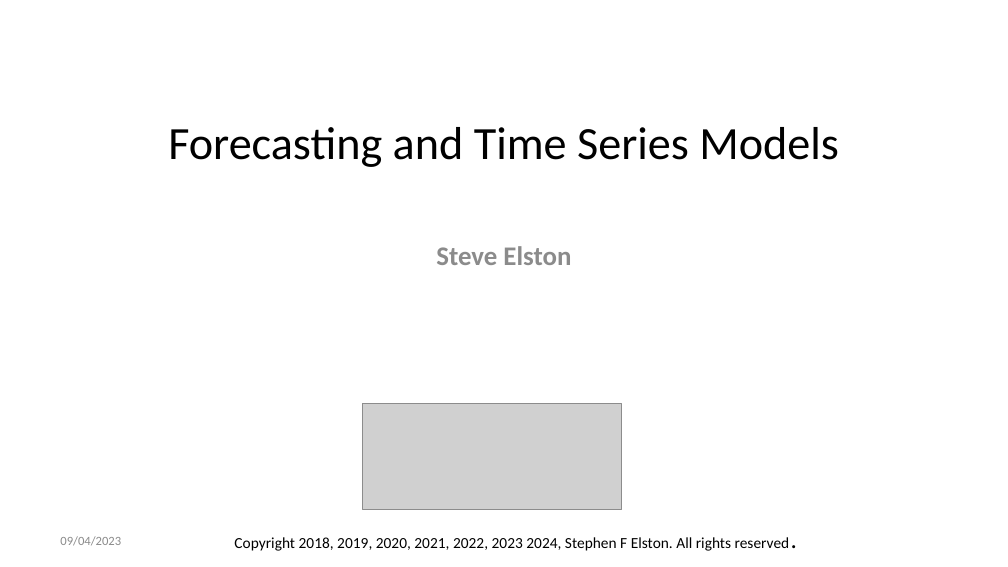
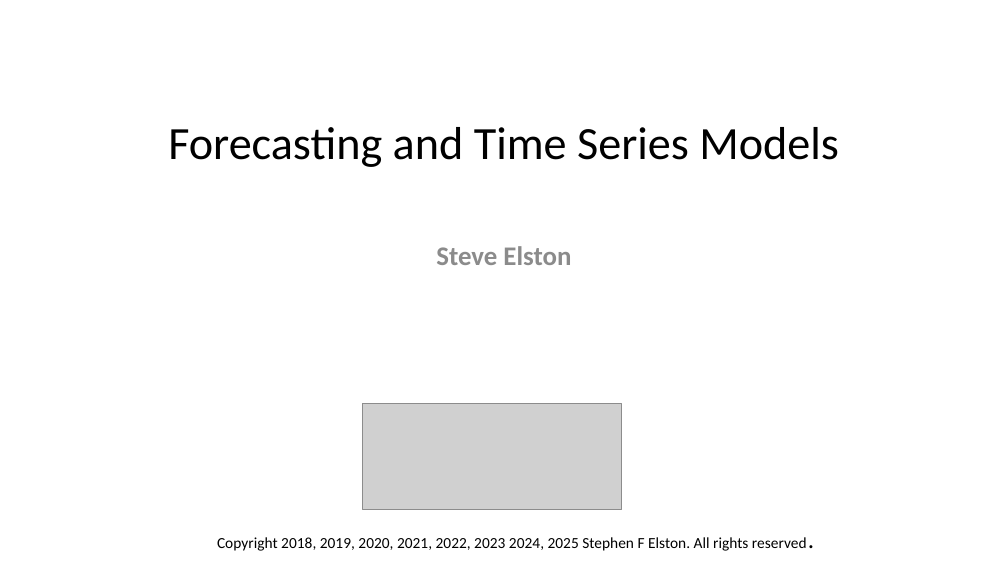
Before and after one commit to StephenElston/CSCI-E-83, a slide deck: slide 1 of LectureSlides/12_IntroductionToTimeSeriesForecasting.pptx. Drawn at 1008x567 pixels with LibreOffice and Linux fonts; fonts in the diff are those of the drawing; grey boxes stand for pictures. Boxes give left, top, right and bottom in pixels: in the first picture for what was removed or moved away, otherwise in the second. Text is boxed around its words. In the diff, an @@ line names an element or a change of style, - is before the commit and + after.

Commit message:
Added section slides, added annimations, corrected typos

```diff
--- a/LectureSlides/12_IntroductionToTimeSeriesForecasting.pptx
+++ b/LectureSlides/12_IntroductionToTimeSeriesForecasting.pptx
@@ text removed at <box>60,536,121,546</box> @@
-09/04/2023
@@ text at <box>217,537,807,551</box>: text changed @@
-Copyright 2018, 2019, 2020, 2021, 2022, 2023 2024, Stephen F Elston. All rights reserved.
+Copyright 2018, 2019, 2020, 2021, 2022, 2023 2024, 2025 Stephen F Elston. All rights reserved.
```
Also in this commit, not shown: 11 other slides changed, 11 slides added.
